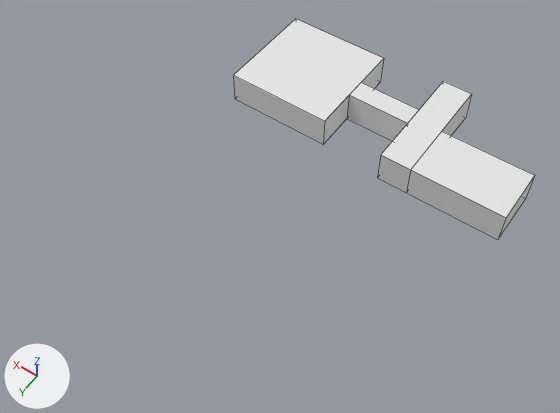
An edit to the FBX model Maps/testLevelmap.fbx, drawn before and after from the same camera.
The view is the same before and after, from a 50 mm camera at (-29.4, 45.9, 51.3) aimed at (-5.6, 12.5, -1.1). Lighting does not change. The marker at lower left points along +X, +Y and +Z. Mesh edges are drawn as thin lines. Where no turn or scale is listed for an object, it has been applied to the vertices. Vertices at the same position are counted once.

Names of what the first picture shows: 'Map'.
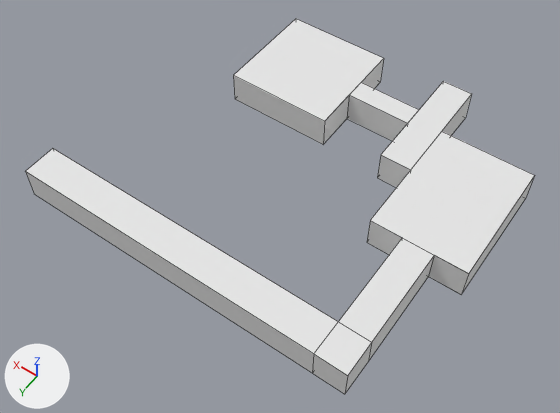
The newer file is also turned or shifted as a whole; pictures and numbers use the older file's frame.

Pixel boxes (x1, y1, x2, y2) of what changed, in the pictures (560 x 413 px):
'Map', reshaped (68% wider, 69% taller)
    before: (233, 19, 535, 240)
    after: (26, 19, 535, 394)
part 1 of me_sector_006, built on
    before: (406, 167, 509, 240)
    after: (26, 149, 509, 394)

What the commit changed:
me_sector_006 is used by ob_map; location (0.0, 0.0, 0.0).
me_sector_006 had 30 vertices, 27 faces and spanned x -22.4..5.0, y -5.5..5.5, z -0.4..2.6.
me_sector_006 now has 48 vertices, 46 faces and spans x -22.4..11.9, y -5.5..24.1, z -0.4..2.6.
Part 1, on me_sector_006:
2 vertices are removed from x -22.4, y 5.5, z -0.4..2.6.
4 faces are deleted.
12 vertices are added at x -22.4..11.9, y 11.9..24.1, z -0.4..2.6.
8 new vertices lie (0.0, 0.0, 3.0) away from vertices in x -19.5..11.9, y 11.9..24.1, z -0.4.
6 new faces join them, mat_ceiling (its picture is missing).
6 new faces join them, mat_floor (picture img_floor_tga).
11 new faces join them, mat_wall (its picture is missing).
